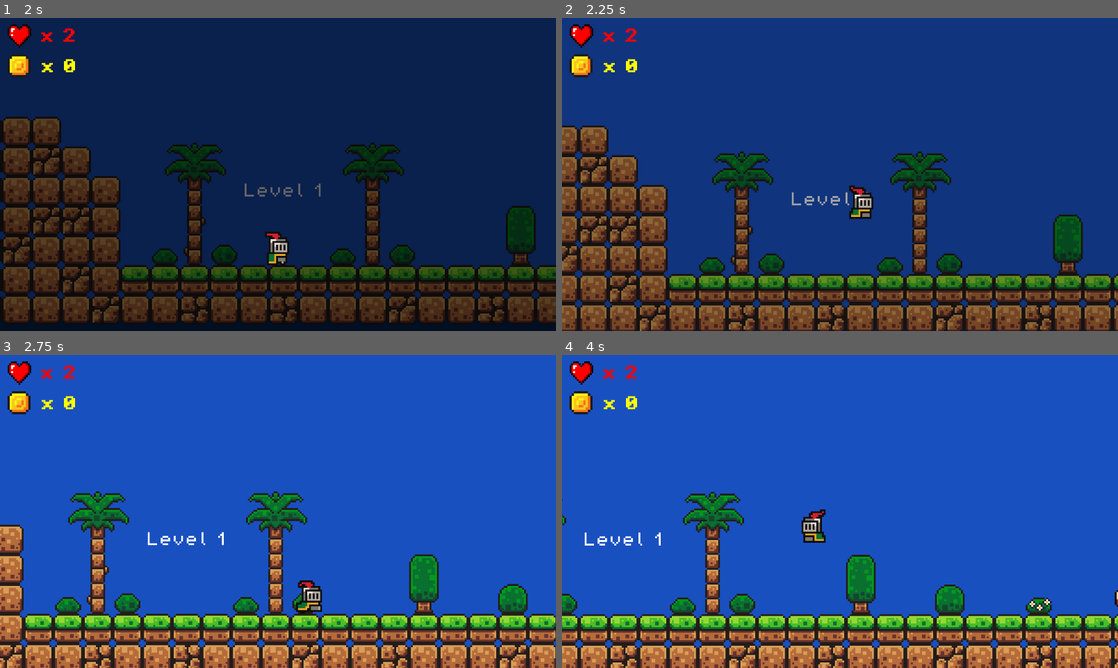
Above: before the commit, frames 1-4 (two rows, left to right).
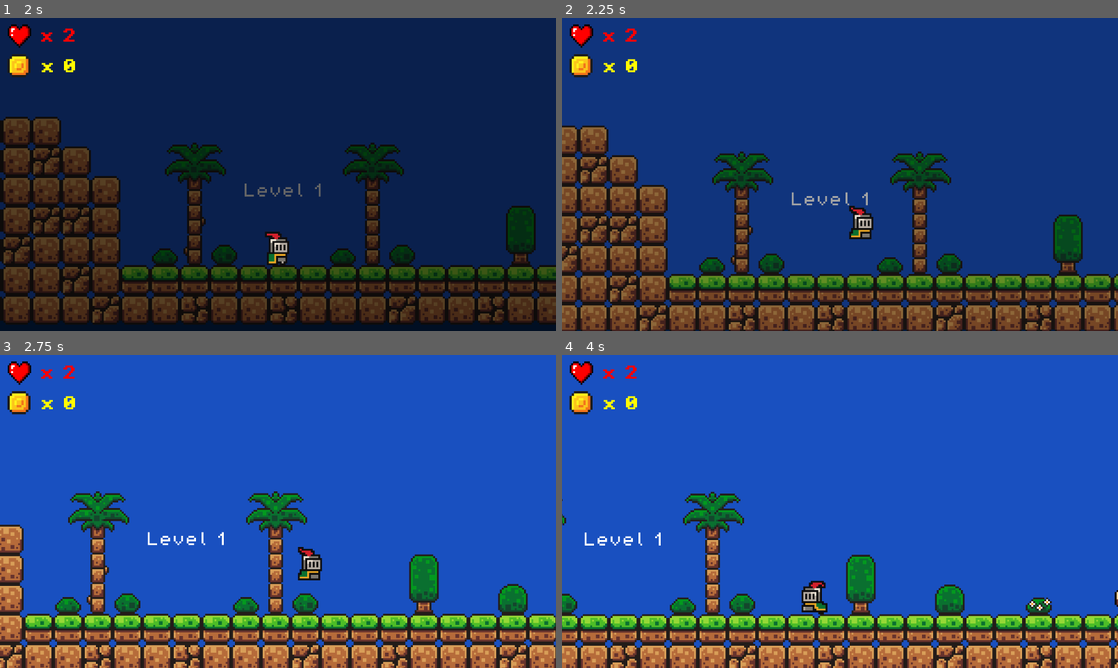
Above: after the commit, the same moments.

Repository: tiagonico/first_game_godot
Game: Godot game, scene res://scenes/master_scene.tscn
The game is run twice, just before and just after one commit, with the same random seed, the same clock (stepped at 60 frames per second) and the same inputs.
Inputs:
- Up to frame 1 (2 s): click "PLAY" at 0.5 s; click "PLAY" at 1.25 s
- Up to frame 2 (2.25 s): hold D (move_right) from 2.03 s (still down); tap Space (jump) at 2.1 s
- Up to frame 3 (2.75 s): keep holding D (move_right); tap Space (jump) at 2.27, 2.57 s
- Up to frame 4 (4 s): tap Space (jump) at 2.85, 3.02, 3.32, 3.6 s; release D (move_right) at 3.53 s; hold A (move_left) from 3.53 s (still down)

Frame 1 is identical in both runs. In frame 2, 0.6% of the frame differs, in the area x 51-56%, y 53-71%; in frame 3, 0.7%; in frame 4, 0.8%, in the area x 43-48%, y 49-83%.

Commit message:
Add jump force

Diff:
--- a/scripts/Button.gd
+++ b/scripts/Button.gd
@@ -6,4 +6,5 @@
 	transition.play("fade_out")
 
 func _on_transition_animation_finished(_anim_name):
+	PlayerVariables.reset_variables()
 	Global.go_to_current_level()
--- a/scripts/player.gd
+++ b/scripts/player.gd
@@ -17,6 +17,8 @@
 	# Add the gravity.
 	if not is_on_floor():
 		velocity.y += gravity * delta
+		if velocity.y < 0 and Input.is_action_just_released("jump"):
+			velocity.y = -50
 
 	if Engine.time_scale == 0:
 		pass
Not shown, changed: export_presets.cfg
